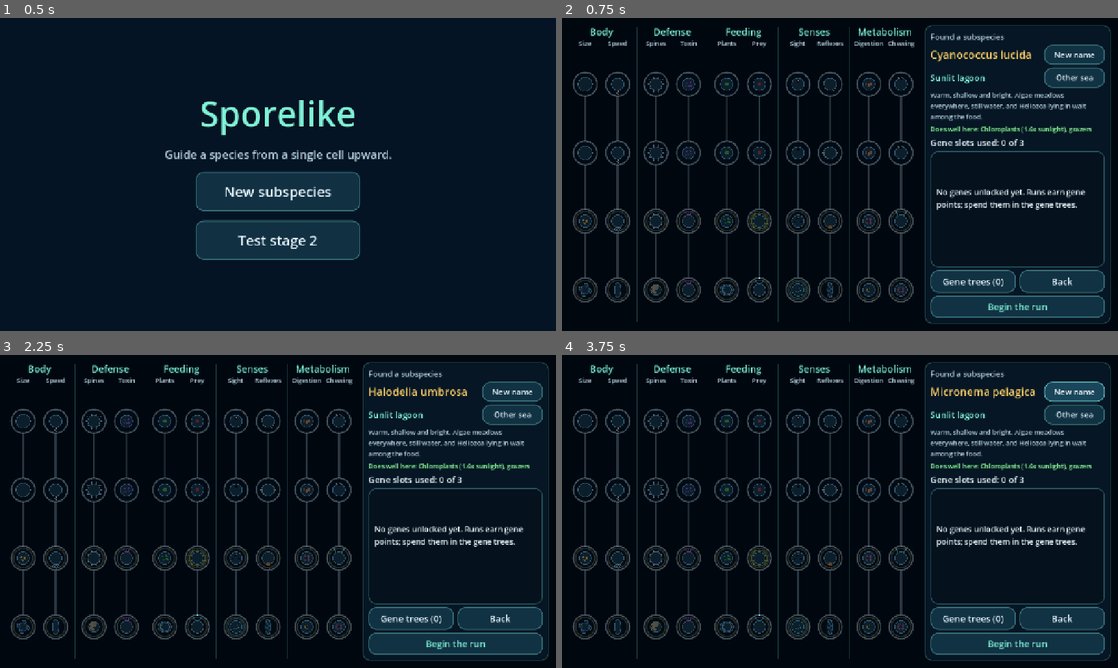
Above: before the commit, frames 1-4 (two rows, left to right).
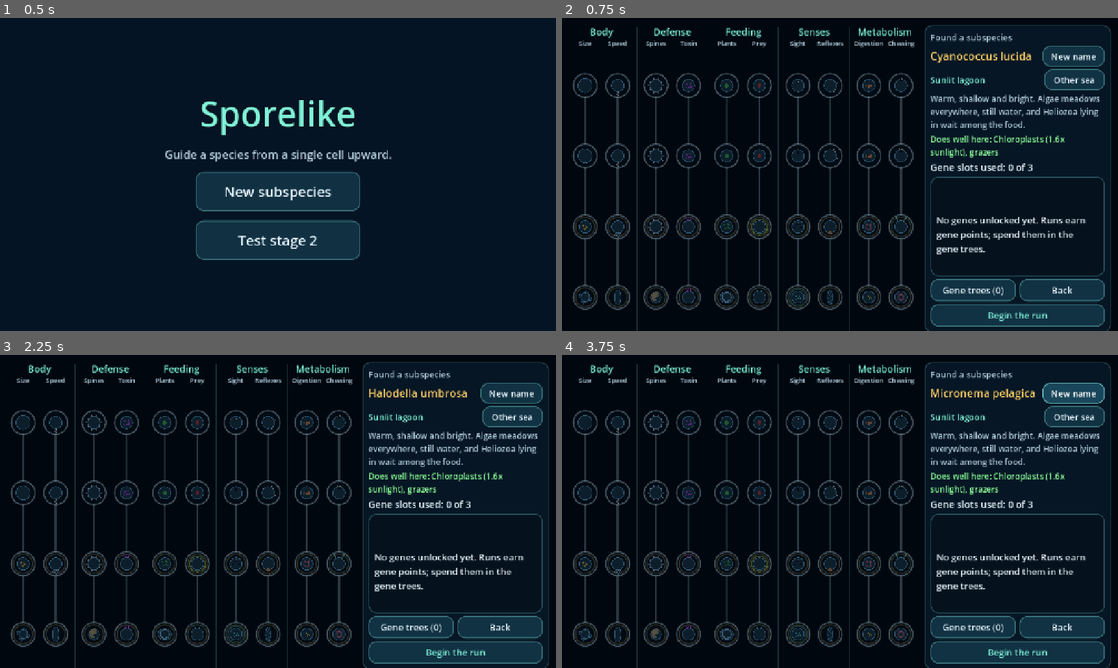
Above: after the commit, the same moments.

Repository: drag0nblad3/Sporelike-
Game: Godot game, scene res://scenes/main.tscn
Same seed, same stepped clock (60 frames per second), same inputs: the game is played once before the commit and once after it.
Inputs:
- Up to frame 1 (0.5 s): no input
- Up to frame 2 (0.75 s): click "New subspecies" at 0.5 s
- Up to frame 3 (2.25 s): click "Back" at 1.25 s; click "New subspecies" at 2 s
- Up to frame 4 (3.75 s): click "New name" at 2.75 s; click "New name" at 3.5 s

Frame 1 is identical in both runs. In frame 2, 16% of the frame differs, in the area x 2-99%, y 4-100%; in frame 3, 16%; in frame 4, 16%.

Commit message:
Make end-of-generation and menu text larger; move other species behind a button
The population screen now lays traits and notes side by side and moves the
rival and hunter results into an Other species panel, so the card shrinks
far less to fit. Small text in the HUD, pick cards, creator, gene detail,
cell picks and run summary is a few sizes bigger.

Co-Authored-By: Claude Opus 5.5 <noreply@anthropic.com>
Claude-Session: https://claude.ai/code/session_01LRZhwzXMKi3yLEEpLwRY6w

Diff:
--- a/scripts/screenshot_tour.gd
+++ b/scripts/screenshot_tour.gd
@@ -58,6 +58,9 @@
 	game.round_end.forms_early = true
 	game.cycle.finish("time")
 	await _shoot("generation")
+	game.screen.open_others()
+	await _shoot("other_species")
+	game.screen.close_others()
 	await _shoot_stage_two()
 	game.queue_free()
 	await get_tree().process_frame
--- a/scripts/ui/cell_pick_screen.gd
+++ b/scripts/ui/cell_pick_screen.gd
@@ -60,7 +60,7 @@
 	var added := trial.grow(role)
 	var button := Button.new()
 	button.custom_minimum_size = Vector2(300, 190)
-	button.add_theme_font_size_override("font_size", 20)
+	button.add_theme_font_size_override("font_size", 24)
 	button.autowrap_mode = TextServer.AUTOWRAP_WORD_SMART
 	var row: Array = BodyPart.ROLES.get(role, BodyPart.ROLES["skin"])
 	var about: String = row[1]
--- a/scripts/ui/creator_side.gd
+++ b/scripts/ui/creator_side.gd
@@ -13,16 +13,16 @@
 
 
 func build(screen: SubspeciesCreator) -> void:
-	screen.label("Found a subspecies", 18, UiTheme.DIM)
+	screen.label("Found a subspecies", 20, UiTheme.DIM)
 	var names := screen.row()
 	_name = screen.label("", 25, UiTheme.GOLD, names)
 	_side_button(screen.button("New name", func() -> void: screen.reroll(), names, 44.0))
 	var seas := screen.row()
 	_sea = screen.label("", 20, UiTheme.ACCENT, seas)
 	_side_button(screen.button("Other sea", func() -> void: screen.next_sea(), seas, 44.0))
-	_blurb = screen.label("", 15, UiTheme.DIM)
-	_favors = screen.label("", 15, UiTheme.GAIN)
-	_slots = screen.label("", 20)
+	_blurb = screen.label("", 19, UiTheme.DIM)
+	_favors = screen.label("", 19, UiTheme.GAIN)
+	_slots = screen.label("", 22)
 
 
 func show(subspecies: String, sea: Sea, used: int, bank: GeneBank) -> void:
@@ -41,4 +41,4 @@
 func _side_button(b: Button) -> void:
 	b.size_flags_horizontal = Control.SIZE_SHRINK_END
 	b.custom_minimum_size.x = 140
-	b.add_theme_font_size_override("font_size", 18)
+	b.add_theme_font_size_override("font_size", 20)
--- a/scripts/ui/energy_bar.gd
+++ b/scripts/ui/energy_bar.gd
@@ -27,7 +27,7 @@
 	_label.set_anchors_and_offsets_preset(Control.PRESET_FULL_RECT)
 	_label.horizontal_alignment = HORIZONTAL_ALIGNMENT_CENTER
 	_label.vertical_alignment = VERTICAL_ALIGNMENT_CENTER
-	_label.add_theme_font_size_override("font_size", 20)
+	_label.add_theme_font_size_override("font_size", 22)
 	_label.add_theme_color_override("font_outline_color", Color(0, 0, 0, 0.9))
 	_label.add_theme_constant_override("outline_size", 5)
 	add_child(_label)
--- a/scripts/ui/gene_detail.gd
+++ b/scripts/ui/gene_detail.gd
@@ -33,10 +33,10 @@
 	names.alignment = BoxContainer.ALIGNMENT_CENTER
 	top.add_child(names)
 	_name = _label(names, 25, UiTheme.GOLD)
-	_info = _label(names, 17, UiTheme.DIM)
-	_effect = _label(box, 18, UiTheme.INK)
+	_info = _label(names, 20, UiTheme.DIM)
+	_effect = _label(box, 21, UiTheme.INK)
 	_effect.size_flags_vertical = Control.SIZE_EXPAND_FILL
-	_state = _label(box, 18, UiTheme.DIM)
+	_state = _label(box, 21, UiTheme.DIM)
 	_action = Button.new()
 	_action.custom_minimum_size.y = 50
 	_action.add_theme_font_size_override("font_size", 22)
--- a/scripts/ui/gene_tree_screen.gd
+++ b/scripts/ui/gene_tree_screen.gd
@@ -22,7 +22,7 @@
 
 func _build_side() -> void:
 	label("Gene trees", 34, UiTheme.ACCENT)
-	_points = label("", 20, UiTheme.GOLD)
+	_points = label("", 24, UiTheme.GOLD)
 
 
 func _build_bottom() -> void:
--- /dev/null
+++ b/scripts/ui/other_species_panel.gd
@@ -0,0 +1,30 @@
+class_name OtherSpeciesPanel
+extends MenuPanel
+## Opened from the population screen's "Other species" button: how the rival
+## species and each kind of hunter fared this generation, in large text.
+
+
+func _ready() -> void:
+	super._ready()
+	visible = false
+
+
+func open(stats: GenerationStats) -> void:
+	clear()
+	label("Other species this generation", 36, UiTheme.ACCENT)
+	_section("Rival species", stats.rival_text.trim_prefix("Rival species: "))
+	_section("Hunters", stats.hunter_text)
+	button("Back", close)
+	visible = true
+
+
+func close() -> void:
+	visible = false
+
+
+func _section(heading: String, text: String) -> void:
+	if text == "":
+		return
+	label(heading, 30, UiTheme.GOLD)
+	for line in text.split("\n"):
+		label(line, 26)
--- a/scripts/ui/pick_card.gd
+++ b/scripts/ui/pick_card.gd
@@ -23,7 +23,7 @@
 	column.mouse_filter = Control.MOUSE_FILTER_IGNORE
 	add_child(column)
 
-	var heading := _line(title, 26, UiTheme.ACCENT)
+	var heading := _line(title, 28, UiTheme.ACCENT)
 	column.add_child(heading)
 	var rule := ColorRect.new()
 	rule.color = Color(UiTheme.ACCENT, 0.3)
@@ -34,7 +34,7 @@
 		var tint := UiTheme.COST if line.begins_with("Energy use") else UiTheme.INK
 		if line.begins_with(MutationChoice.REASON_PREFIX):
 			tint = UiTheme.GOLD
-		column.add_child(_line(line, 20, tint))
+		column.add_child(_line(line, 23, tint))
 
 
 ## Puts a drawing of the pick (UpgradeIcon) above the name.
--- a/scripts/ui/population_screen.gd
+++ b/scripts/ui/population_screen.gd
@@ -2,16 +2,17 @@
 extends Control
 ## Shown between generations while the game is paused: how the species
 ## changed, what killed it, and three mutations the player can encourage.
+## Rivals and hunters sit behind the "Other species" button (OtherSpeciesPanel).
 
 signal chosen(choice: MutationChoice)
 
-const BAR_WIDTH := 260.0
 const MARGIN := 24.0
-const UP := UiTheme.GAIN
-const DOWN := UiTheme.LOSS
+const NOTES_WIDTH := 520.0
 
 var _card: PanelContainer
 var _box: VBoxContainer
+var _others: OtherSpeciesPanel
+var _stats: GenerationStats
 
 
 func _ready() -> void:
@@ -31,12 +32,16 @@
 	_box = VBoxContainer.new()
 	_box.add_theme_constant_override("separation", 6)
 	_card.add_child(_box)
+	_others = OtherSpeciesPanel.new()
+	add_child(_others)
 	get_viewport().size_changed.connect(_fit)
 
 
 func open(stats: GenerationStats, choices: Array[MutationChoice], you: Genome,
 		heading: String) -> void:
+	_stats = stats
 	for child in _box.get_children():
+		_box.remove_child(child)
 		child.queue_free()
 
 	var title := "Generation %d complete" % stats.number
@@ -44,29 +49,22 @@
 		title = "You were eaten. Generation %d ends" % stats.number
 	elif stats.ended_by == "starved":
 		title = "You starved. Generation %d ends" % stats.number
-	var title_label := _add_label(title, 36)
+	var title_label := _add_label(title, 40)
 	title_label.add_theme_color_override("font_color",
 		UiTheme.ACCENT if stats.ended_by == "time" else UiTheme.LOSS)
 	_add_label("Population %d to %d   births %d   eaten %d   starved %d" % [
 		stats.start_population, stats.end_population, stats.births,
-		stats.deaths["eaten"], stats.deaths["starved"]], 22)
+		stats.deaths["eaten"], stats.deaths["starved"]], 26)
 
-	var typical := StatSheet.typical(stats.end_averages)
-	for t in Genome.TRAITS:
-		_add_trait_row(t, stats.end_averages.get(t, 0.0), stats.change(t),
-			StatSheet.trait_text(t, typical))
+	var middle := HBoxContainer.new()
+	middle.add_theme_constant_override("separation", 32)
+	middle.alignment = BoxContainer.ALIGNMENT_CENTER
+	_box.add_child(middle)
+	middle.add_child(TraitRows.new(stats))
+	middle.add_child(_notes(stats))
 
-	_add_label("You gathered %d energy, %d%% of what your body burns in a generation:" % [
-		roundi(stats.energy_gained), roundi(stats.fed_ratio() * 100.0)], 22)
-	_add_label("your choice counts x%.1f" % stats.influence(), 22)
-	if stats.progress_text != "":
-		_add_label(stats.progress_text, 22)
-	for line in [stats.habit_text, stats.adapt_text, stats.hunter_text, stats.rival_text]:
-		if line != "":
-			_add_label(line, 22)
-	var ask := _add_label(heading, 26)
+	var ask := _add_label(heading, 30)
 	ask.add_theme_color_override("font_color", UiTheme.GOLD)
-
 	var row := HBoxContainer.new()
 	row.add_theme_constant_override("separation", 20)
 	row.alignment = BoxContainer.ALIGNMENT_CENTER
@@ -80,6 +78,40 @@
 	# Wait one frame for the layout to settle, then shrink it onto the screen.
 	await get_tree().process_frame
 	_fit()
+
+
+## The right-hand column: how well the player fed, stage progress, habits,
+## and a button that opens the other species' results.
+func _notes(stats: GenerationStats) -> VBoxContainer:
+	var column := VBoxContainer.new()
+	column.add_theme_constant_override("separation", 8)
+	column.size_flags_vertical = Control.SIZE_SHRINK_CENTER
+	var lines: Array[String] = [
+		"You gathered %d energy, %d%% of what your body burns. Your choice counts x%.1f" % [
+			roundi(stats.energy_gained), roundi(stats.fed_ratio() * 100.0), stats.influence()],
+		stats.progress_text, stats.adapt_text, stats.habit_text]
+	for line in lines:
+		if line != "":
+			var label := _make_label(line, 24)
+			label.autowrap_mode = TextServer.AUTOWRAP_WORD_SMART
+			label.custom_minimum_size.x = NOTES_WIDTH
+			column.add_child(label)
+	if stats.rival_text != "" or stats.hunter_text != "":
+		var others := Button.new()
+		others.text = "Other species"
+		others.size_flags_horizontal = Control.SIZE_SHRINK_BEGIN
+		others.pressed.connect(open_others)
+		column.add_child(others)
+	return column
+
+
+## Shows how the rival species and hunters fared this generation.
+func open_others() -> void:
+	_others.open(_stats)
+
+
+func close_others() -> void:
+	_others.close()
 
 
 ## Scales the content down (never up) so all of it, buttons included, fits
@@ -101,37 +133,8 @@
 
 func _pick(choice: MutationChoice) -> void:
 	visible = false
+	close_others()
 	chosen.emit(choice)
-
-
-func _add_trait_row(trait_name: String, value: float, change: float, detail: String) -> void:
-	var row := HBoxContainer.new()
-	row.add_theme_constant_override("separation", 12)
-	_box.add_child(row)
-
-	var name_label := _make_label(TraitNames.of(trait_name), 22)
-	name_label.custom_minimum_size = Vector2(110, 0)
-	row.add_child(name_label)
-
-	var track := ColorRect.new()
-	track.color = Color(1, 1, 1, 0.12)
-	track.custom_minimum_size = Vector2(BAR_WIDTH, 22)
-	row.add_child(track)
-	var fill := ColorRect.new()
-	fill.color = Color(0.45, 0.85, 1.0)
-	fill.mouse_filter = Control.MOUSE_FILTER_IGNORE
-	fill.size = Vector2(BAR_WIDTH * clampf(value, 0.0, 1.0), 22)
-	track.add_child(fill)
-
-	var shown := change if absf(change) >= 0.005 else 0.0
-	var delta_label := _make_label("%+.2f" % shown, 22)
-	if absf(change) >= 0.005:
-		delta_label.modulate = UP if change > 0.0 else DOWN
-	delta_label.custom_minimum_size = Vector2(70, 0)
-	row.add_child(delta_label)
-	var detail_label := _make_label(detail, 22)
-	detail_label.modulate = Color(1, 1, 1, 0.75)
-	row.add_child(detail_label)
 
 
 func _add_label(text: String, size: int) -> Label:
--- a/scripts/ui/run_summary.gd
+++ b/scripts/ui/run_summary.gd
@@ -15,19 +15,19 @@
 	visible = true
 	if established:
 		label("%s is established!" % subspecies_name, 36, UiTheme.ACCENT)
-		label("Your subspecies holds the %s after %d generations." % [sea_title, generation], 22)
+		label("Your subspecies holds the %s after %d generations." % [sea_title, generation], 26)
 	else:
 		label("%s died out" % subspecies_name, 36, UiTheme.LOSS)
 		label("The last of your subspecies was lost in the %s in generation %d." % [
-			sea_title, generation], 22)
+			sea_title, generation], 26)
 	label("Gene flow: +%d gene points back to the main species (%d to spend)." % [
 		earned, bank.points], 24, UiTheme.GOLD)
 	if not fresh.is_empty():
 		var names := PackedStringArray()
 		for id in fresh:
 			names.append(GeneText.label(id))
-		label("Newly banked genes: %s" % ", ".join(names), 22, UiTheme.GAIN)
-	label("Gene slots for the next subspecies: %d" % bank.slots(), 22)
+		label("Newly banked genes: %s" % ", ".join(names), 26, UiTheme.GAIN)
+	label("Gene slots for the next subspecies: %d" % bank.slots(), 26)
 	if established:
 		button("Keep evolving (multicellular stage)", func() -> void: _choose(true))
 	button("Return to the main species", func() -> void: _choose(false))
--- a/scripts/ui/species_readout.gd
+++ b/scripts/ui/species_readout.gd
@@ -15,11 +15,11 @@
 	column.add_theme_constant_override("separation", 2)
 	add_child(column)
 	_title = Label.new()
-	_title.add_theme_font_size_override("font_size", 24)
+	_title.add_theme_font_size_override("font_size", 26)
 	_title.add_theme_color_override("font_color", UiTheme.ACCENT)
 	column.add_child(_title)
 	_traits = Label.new()
-	_traits.add_theme_font_size_override("font_size", 19)
+	_traits.add_theme_font_size_override("font_size", 22)
 	_traits.add_theme_color_override("font_color", UiTheme.DIM)
 	column.add_child(_traits)
 
--- /dev/null
+++ b/scripts/ui/trait_rows.gd
@@ -0,0 +1,55 @@
+class_name TraitRows
+extends VBoxContainer
+## The population screen's trait table: one row per trait with a bar for the
+## species average, its change this generation, and the value in real units.
+
+const BAR_WIDTH := 200.0
+const FONT := 24
+const UP := UiTheme.GAIN
+const DOWN := UiTheme.LOSS
+
+
+func _init(stats: GenerationStats) -> void:
+	add_theme_constant_override("separation", 4)
+	var typical := StatSheet.typical(stats.end_averages)
+	for t in Genome.TRAITS:
+		var value: float = stats.end_averages.get(t, 0.0)
+		_add_row(t, value, stats.change(t), StatSheet.trait_text(t, typical))
+
+
+func _add_row(trait_name: String, value: float, change: float, detail: String) -> void:
+	var row := HBoxContainer.new()
+	row.add_theme_constant_override("separation", 12)
+	add_child(row)
+
+	var name_label := _label(TraitNames.of(trait_name))
+	name_label.custom_minimum_size = Vector2(120, 0)
+	row.add_child(name_label)
+
+	var track := ColorRect.new()
+	track.color = Color(1, 1, 1, 0.12)
+	track.custom_minimum_size = Vector2(BAR_WIDTH, 22)
+	track.size_flags_vertical = Control.SIZE_SHRINK_CENTER
+	row.add_child(track)
+	var fill := ColorRect.new()
+	fill.color = Color(0.45, 0.85, 1.0)
+	fill.mouse_filter = Control.MOUSE_FILTER_IGNORE
+	fill.size = Vector2(BAR_WIDTH * clampf(value, 0.0, 1.0), 22)
+	track.add_child(fill)
+
+	var moved := absf(change) >= 0.005
+	var delta_label := _label("%+.2f" % (change if moved else 0.0))
+	if moved:
+		delta_label.add_theme_color_override("font_color", UP if change > 0.0 else DOWN)
+	delta_label.custom_minimum_size = Vector2(76, 0)
+	row.add_child(delta_label)
+	var detail_label := _label(detail)
+	detail_label.add_theme_color_override("font_color", UiTheme.DIM)
+	row.add_child(detail_label)
+
+
+func _label(text: String) -> Label:
+	var label := Label.new()
+	label.text = text
+	label.add_theme_font_size_override("font_size", FONT)
+	return label
